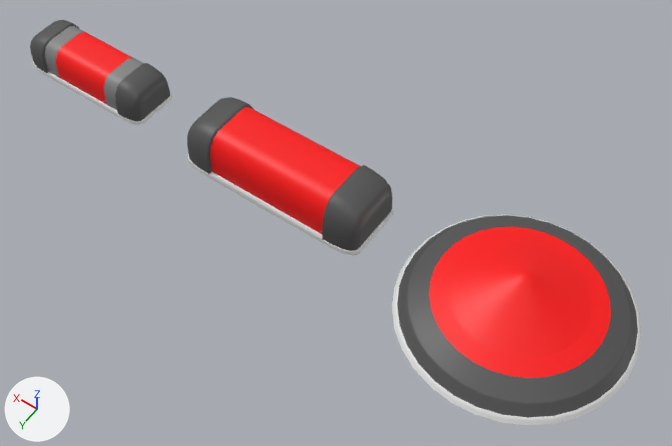
Before and after pictures for a commit that changed the Blender file Assets/Art/Meshes/Notes.blend.
Before and after are seen from a 50 mm lens placed at (-6.07, 7.22, 11.06), pointed at (-1.03, 0.17, -0.01). Every picture has the same lights, and +X, +Y and +Z are marked at lower left.

In view in the first picture: 'Cymbal', 'HOPO', 'Normal'.
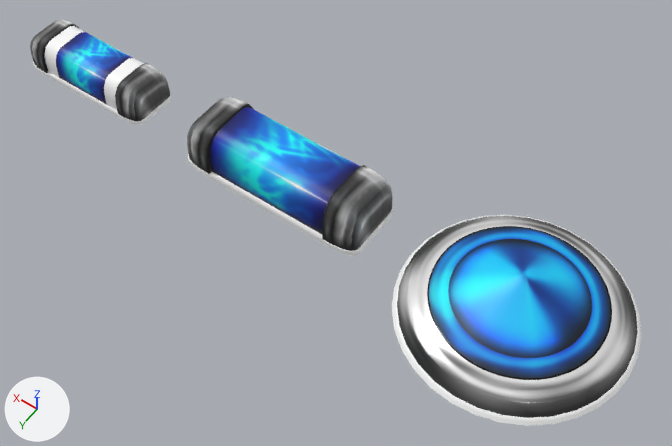
Commit message: Better notes

Changed parts and their boxes (x1, y1, x2, y2) in the pictures (672 x 446 px):
'Cymbal', recoloured, surface changed, moved: before (392, 214, 642, 425); after (392, 215, 641, 426)
'Normal', recoloured, surface changed: (187, 97, 394, 256) in both
part 1 of me_cube_034, recoloured: (322, 166, 360, 224) in both
part 2 of me_cube_034, surface changed: (187, 97, 394, 256) in both
part 3 of me_cone, recoloured: (404, 239, 637, 410) in both
part 4 of me_cone, surface changed: before (392, 214, 642, 425); after (392, 215, 641, 426)

The change, as a list of edits to the scene's bpy script:
```text
Add img_cymbal_texture_test_png:
    img_cymbal_texture_test_png = load_image('cymbal_texture_test.png', '_unpacked/cymbal_texture_test.png', 1024, 1024, 'sRGB')
Add img_note_texture_placeholder_png:
    img_note_texture_placeholder_png = load_image('Note_Texture_Placeholder.png', '_unpacked/Note_Texture_Placeholder.png', 1024, 1024, 'sRGB')
Add mat_outside__cymbal:
    mat_outside__cymbal = principled_material('Outside (Cymbal)')
    mat_outside__cymbal.texture = img_cymbal_texture_test_png
    mat_outside__cymbal.metallic = 0.5
    mat_outside__cymbal.roughness = 0.264
Add mat_inside__cymbal:
    mat_inside__cymbal = principled_material('Inside (Cymbal)')
    mat_inside__cymbal.texture = img_cymbal_texture_test_png
Add mat_glow:
    mat_glow = principled_material('Glow')
    mat_glow.base_color = (1.0, 1.0, 1.0)  # white #ffffff
Add mat_outside__note:
    mat_outside__note = principled_material('Outside (Note)')
    mat_outside__note.texture = img_note_texture_placeholder_png
Add mat_inside__note:
    mat_inside__note = principled_material('Inside (Note)')
    mat_inside__note.texture = img_note_texture_placeholder_png
Change me_cube_034:
    where me_cube_034.from_pydata(...)  # 518 vertices, 431 faces; spans x -1.02..1.02, y -1.02..1.02, z 0.0..0.84
    used by ob_normal; location = (0.0, 0.0, 0.0); scale = (1.62, 0.597, 1.0)
    remove me_cube_034.materials.append(mat_fret_bottom)  # white #e7e7e7
    remove me_cube_034.materials.append(mat_fret_sides)  # dark grey #535353
    me_cube_034 part 1: all 41 faces centred in x -0.65..0.65, y -0.93..0.93, z 0.13..0.81 switch from mat_fret_middle (red #ff0000) to mat_inside__note (picture img_note_texture_placeholder_png)
    me_cube_034 part 2: texture (UV) coordinates of 418 of 431 faces, centred in x -1.02..1.02, y -1.02..1.02, z 0.04..0.84, changed; they spanned u 0.37..1.0, v 0.0..1.0 and now span u 0.46..1.0, v 0.0..1.0
    add me_cube_034.materials.append(mat_outside__note)  # picture img_note_texture_placeholder_png
    add me_cube_034.materials.append(mat_glow)  # white #ffffff
Change me_cone:
    where me_cone.from_pydata(...)  # 449 vertices, 448 faces; spans x -1.73..1.73, y -1.73..1.73, z 0.0..0.92
    used by ob_cymbal; location = (-4.0, 0.0, 0.0)
    remove me_cone.materials.append(mat_fret_sides)  # dark grey #535353
    remove me_cone.materials.append(mat_fret_middle)  # red #ff0000
    me_cone part 3: all 96 faces that had it switch from mat_fret_bottom (white #e7e7e7) to mat_glow (white #ffffff)
    me_cone part 4: texture (UV) coordinates of 432 of 448 faces, centred in x -1.7..1.7, y -1.7..1.7, z 0.02..0.88, changed; they spanned u 0.0..1.0, v 0.0..1.0 and now span u 0.0..1.0, v 0.0..1.0
    add me_cone.materials.append(mat_outside__cymbal)  # picture img_cymbal_texture_test_png
    add me_cone.materials.append(mat_inside__cymbal)  # picture img_cymbal_texture_test_png
Change ob_cymbal:
    ob_cymbal.location: (-4.0, 0.0, 0.0) -> (-4.0, 0.01, 0.0)
```
